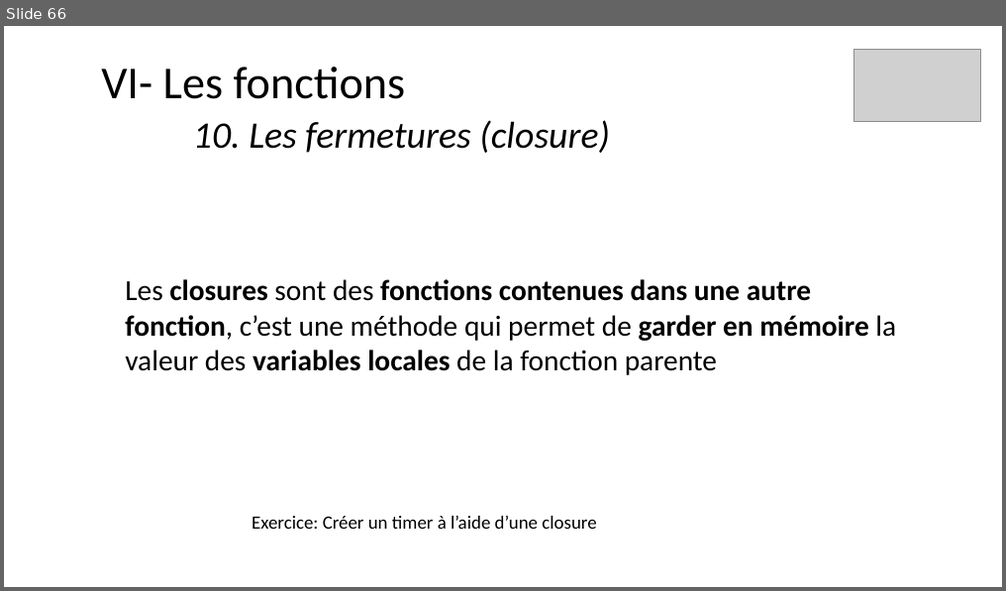
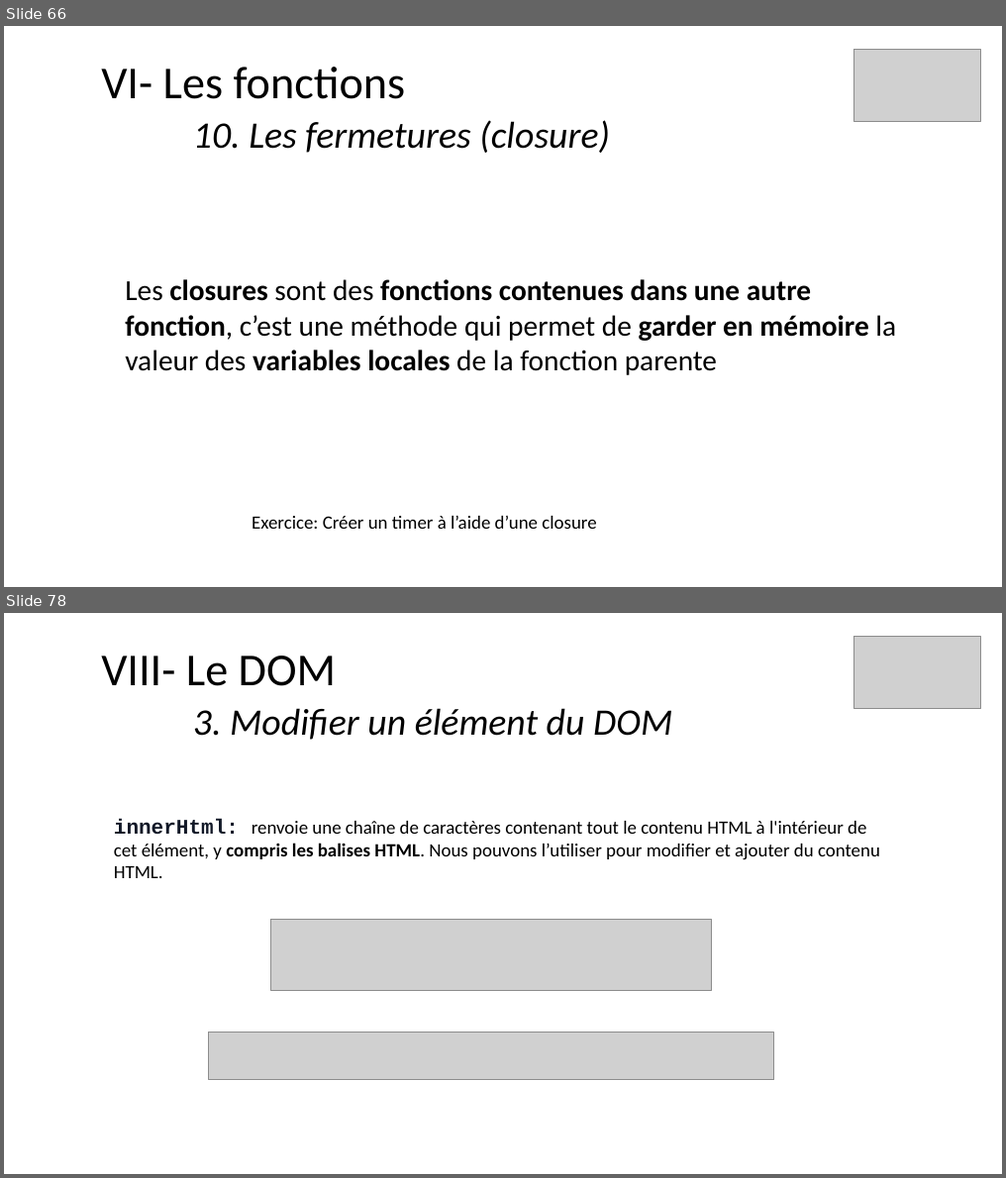
Before and after one commit to ArMb57/JavaScript, a slide deck: cours.pptx. Shown one above the other, each under a label of ours: slide 66 before the commit, slides 66 and 78 after it; the slides between them are not shown. The pictures are 1006x591 and 1006x1178 pixels, drawn with LibreOffice and Linux fonts; fonts in the diff are those of the drawing; grey boxes stand for pictures. Boxes give left, top, right and bottom in pixels: in the first picture for what was removed or moved away, otherwise in the second. Text is boxed around its words. In the diff, an @@ line names an element or a change of style, - is before the commit and + after.

```diff
--- a/cours.pptx
+++ b/cours.pptx
@@ slide 78 added at <box>4,613,1002,1174</box>, background #FFFFFF @@
@@ picture added at <box>853,636,981,708</box> @@
@@ title added at <box>101,656,672,740</box>, 36 pt, text #000000, italic @@
+VIII- Le DOM
+3. Modifier un élément du DOM
@@ text added at <box>114,819,880,878</box>, 18 pt, text #000000 @@
+innerHtml: renvoie une chaîne de caractères contenant tout le contenu HTML à l'intérieur de cet élément, y compris les balises HTML. Nous pouvons l’utiliser pour modifier et ajouter du contenu HTML.
@@ picture added at <box>271,919,712,990</box> @@
@@ picture added at <box>209,1033,774,1081</box> @@
```
Also in this commit, not shown: 19 other slides added, 4 other files.
